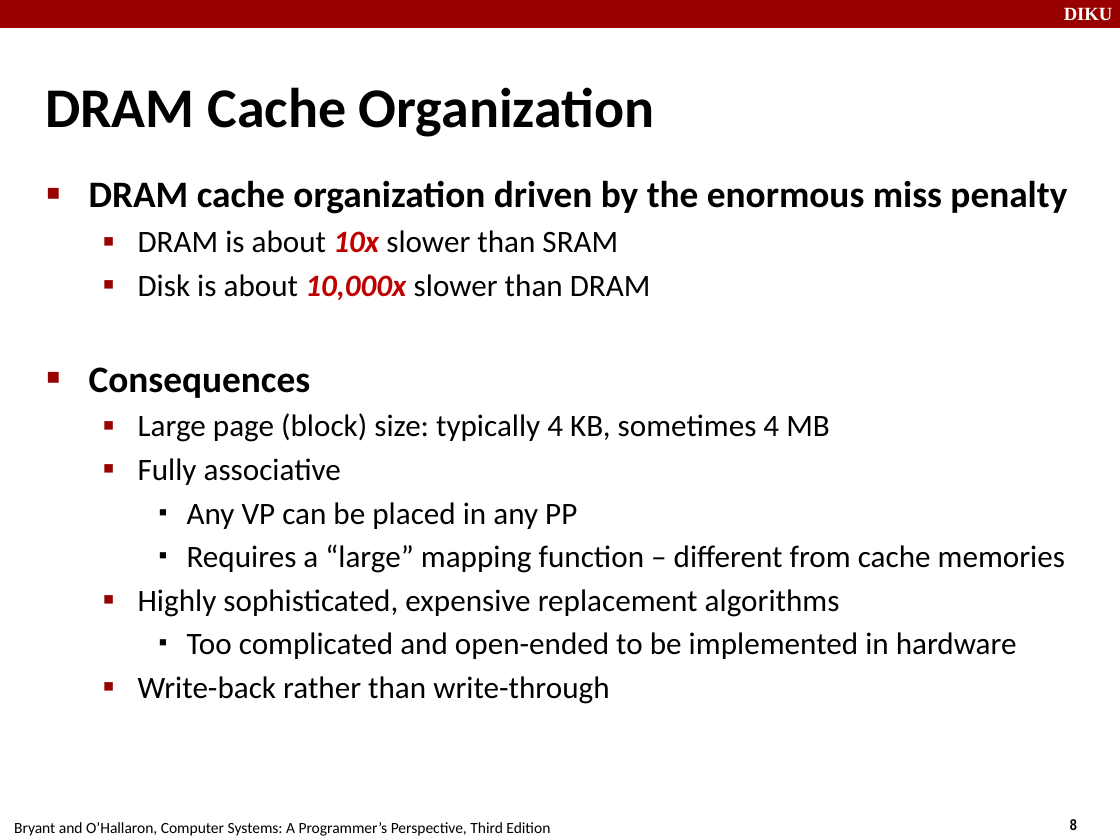
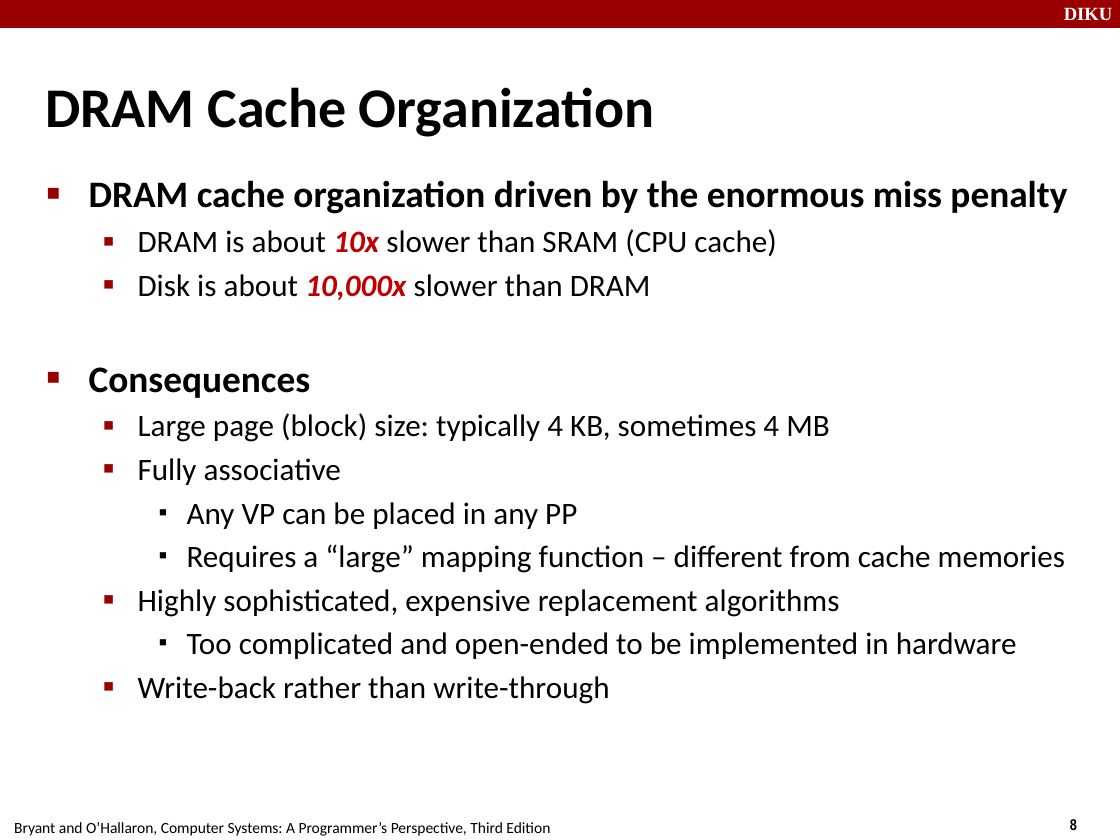
Before and after one commit to FnanB/compSys-e2018-pub, a slide deck: slide 8 of material/181031_virtual_memory_i/181031.odp. Drawn at 1120x840 pixels with LibreOffice and Linux fonts; fonts in the diff are those of the drawing. Boxes give left, top, right and bottom in pixels: in the first picture for what was removed or moved away, otherwise in the second. Text is boxed around its words. In the diff, an @@ line names an element or a change of style, - is before the commit and + after.

```diff
--- a/material/181031_virtual_memory_i/181031.odp
+++ b/material/181031_virtual_memory_i/181031.odp
@@ text at [138,229,776,256]: text changed @@
-  ▪ DRAM is about 10x slower than SRAM
+  ▪ DRAM is about 10x slower than SRAM (CPU cache)
```
Also in this commit, not shown: 9 other slides changed.
